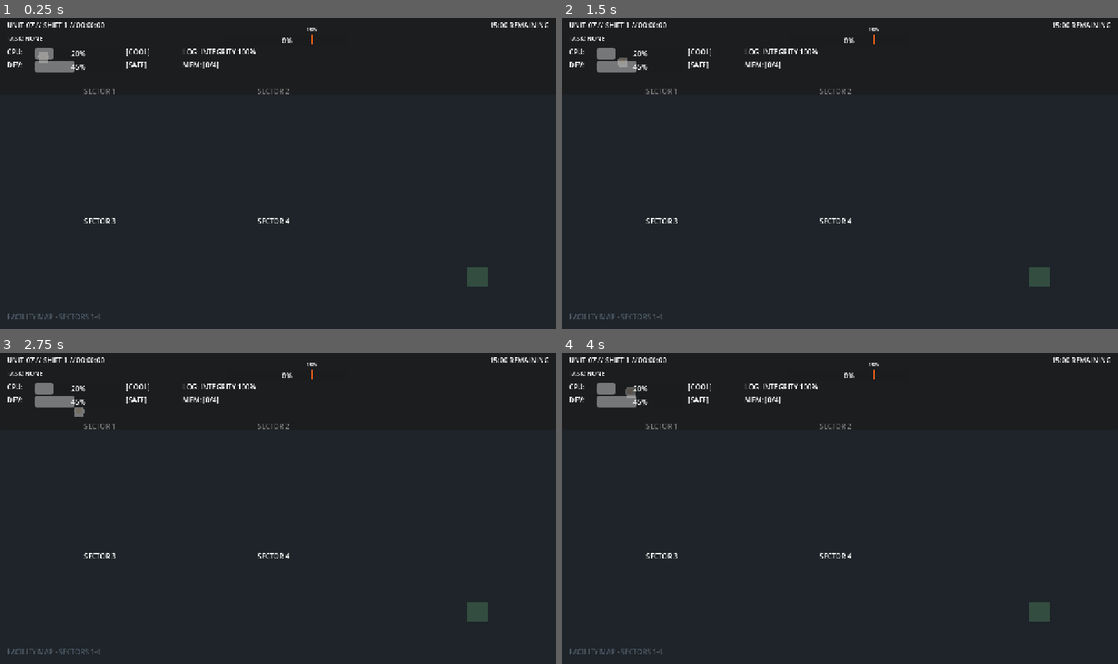
Above: before the commit, frames 1-4 (two rows, left to right).
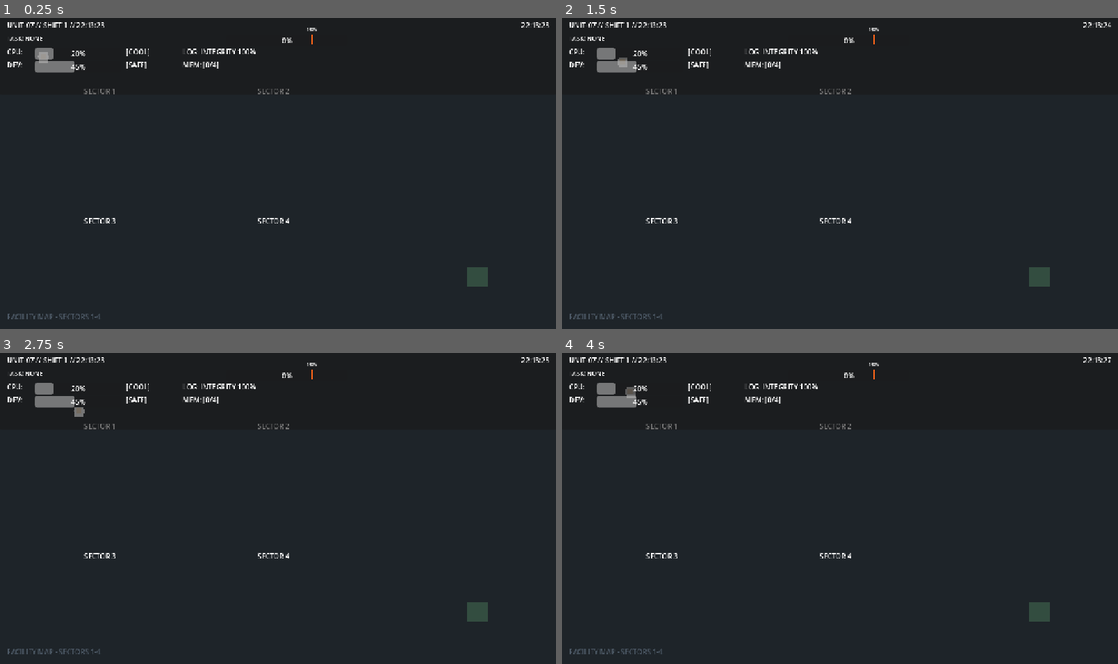
Above: after the commit, the same moments.

Repository: xuehaowen/Awakening
Game: Godot game, scene res://scenes/world/Facility.tscn
Same seed, same stepped clock (60 frames per second), same inputs: the game is played once before the commit and once after it.
Inputs:
- Up to frame 1 (0.25 s): no input
- Up to frame 2 (1.5 s): tap Enter at 0.5 s; hold D (move_right) 0.53-1.28 s; tap E (interact) at 0.6 s; hold S (move_down) from 1.28 s (still down); tap M (open_memory) at 1.35 s
- Up to frame 3 (2.75 s): release S (move_down) at 2.03 s; hold D (move_right) from 2.03 s (still down); hold Shift (override_decrypt) from 2.03 s (still down)
- Up to frame 4 (4 s): tap Space at 2.75 s; release D (move_right) at 2.78 s; release Shift (override_decrypt) at 2.78 s; hold W (move_up) 2.78-3.53 s; tap Ctrl (override_smooth) at 2.85 s; tap Enter at 3.5 s; hold A (move_left) from 3.53 s (still down); tap 1 at 3.6 s

The runs differ from the first frame. In frame 1, 0.2% of the frame differs, in the area x 13-99%, y 1-4%; in frame 2, 0.2%; in frame 3, 0.2%; in frame 4, 0.2%.
Error before the commit: Parse Error: Identifier "source" not declared in the current scope. (res://scripts/ui/HUD.gd:101)
Error after the commit: Trying to assign value of type 'Polygon2D' to a variable of type 'Sprite2D'. (res://scripts/player/PlayerController.gd:6)

Commit message:
Fix HUD.gd parse error and revert parameter names

Diff:
--- a/scripts/ui/HUD.gd
+++ b/scripts/ui/HUD.gd
@@ -78,7 +78,7 @@
 	cpu_status_label.text = "[" + state_name + "]"
 	cpu_status_label.modulate = state_color
 
-func _on_deviation_changed(value: float, _source: String = "") -> void:
+func _on_deviation_changed(value: float, source: String = "") -> void:
 	# Update the centered deviation bar
 	dev_bar.value = value
 
